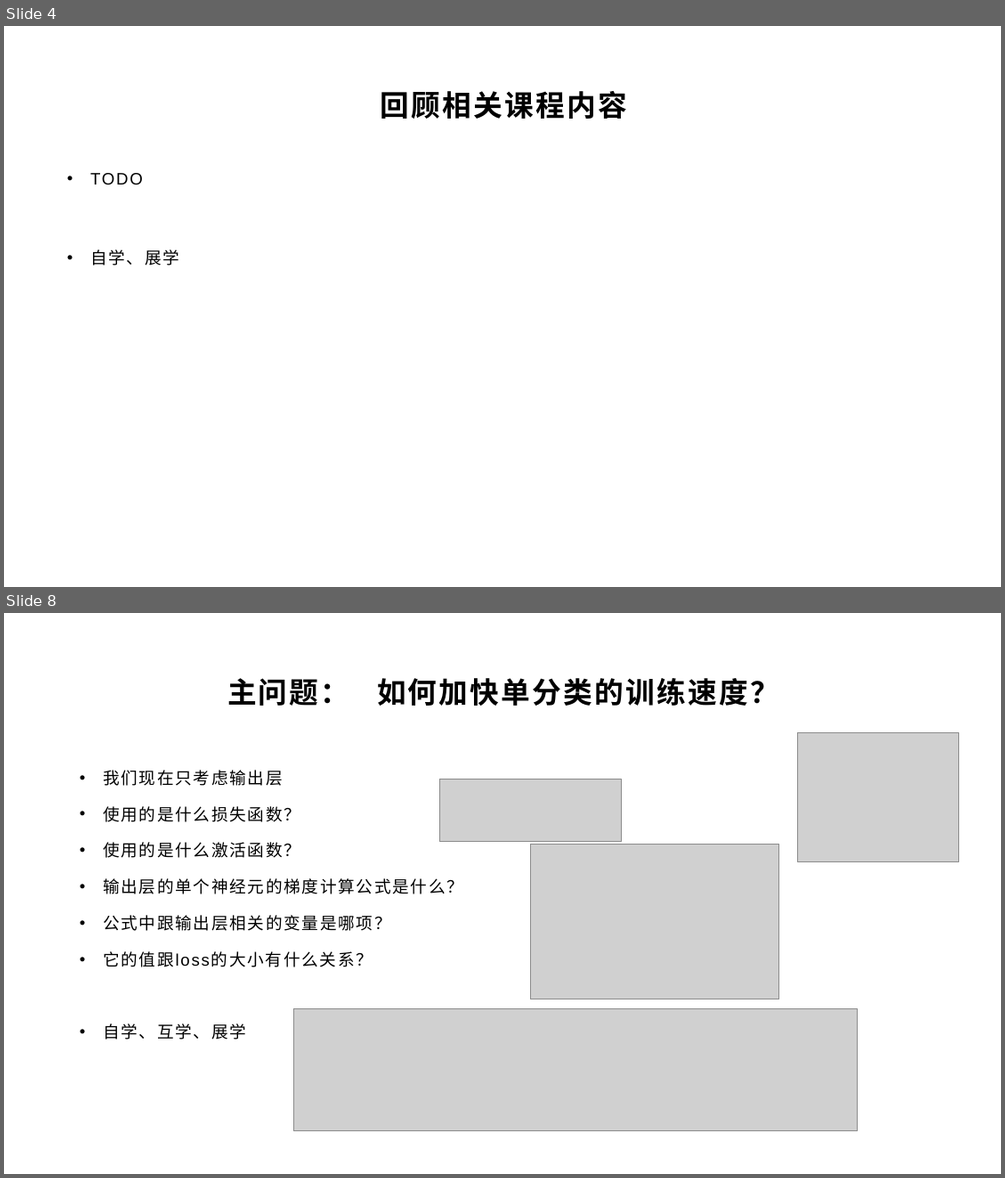
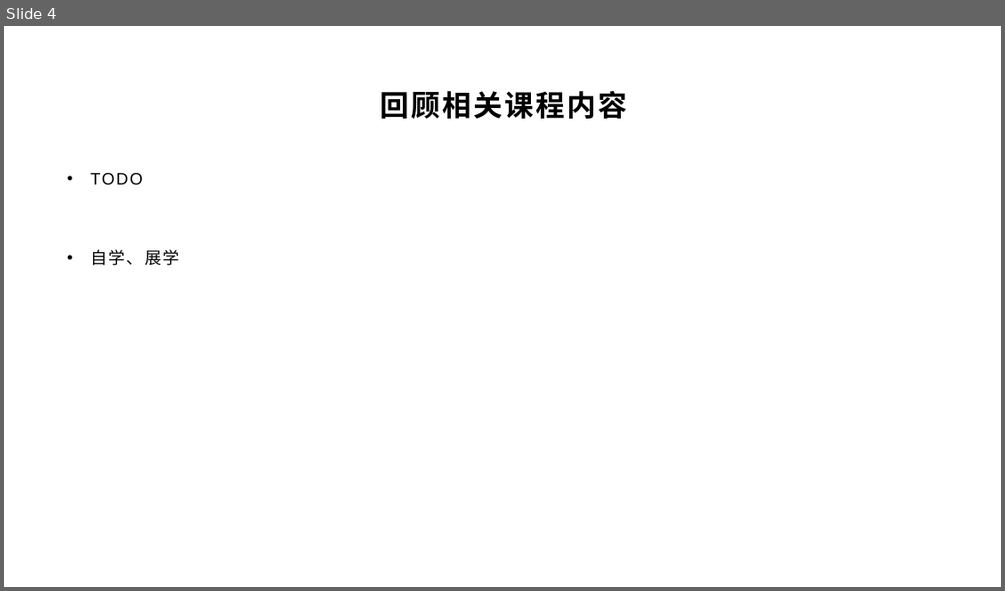
Before and after one commit to yyc-git/DeepLearningEdu, a slide deck: lessons/7_mini_batch/ppt/使用小批量随机梯度下降.pptx. Shown one above the other, each under a label of ours: slides 4 and 8 before the commit, slide 4 after it; the slides between them are not shown. The pictures are 1005x1178 and 1005x591 pixels, drawn with LibreOffice and Linux fonts; fonts in the diff are those of the drawing; grey boxes stand for pictures; background and template pictures are left out. Boxes give left, top, right and bottom in pixels: in the first picture for what was removed or moved away, otherwise in the second. Text is boxed around its words. In the diff, an @@ line names an element or a change of style, - is before the commit and + after.

```diff
--- a/lessons/7_mini_batch/ppt/使用小批量随机梯度下降.pptx
+++ b/lessons/7_mini_batch/ppt/使用小批量随机梯度下降.pptx
@@ slide 8 removed at (4,613,1001,1174), background picture (left out) @@
@@ title removed at (227,678,779,706) @@
-主问题： 如何加快单分类的训练速度？
@@ picture removed at (798,732,959,862) @@
@@ text removed at (103,770,463,1039) @@
-• 我们现在只考虑输出层
-• 使用的是什么损失函数？
-• 使用的是什么激活函数？
-• 输出层的单个神经元的梯度计算公式是什么？
-• 公式中跟输出层相关的变量是哪项？
-• 它的值跟loss的大小有什么关系？
-• 自学、互学、展学
@@ picture removed at (439,779,621,841) @@
@@ picture removed at (531,844,779,999) @@
@@ picture removed at (293,1008,858,1131) @@
```
Also in this commit, not shown: 12 slides changed, 1 slide added, 10 other slides removed, 2 other files.
